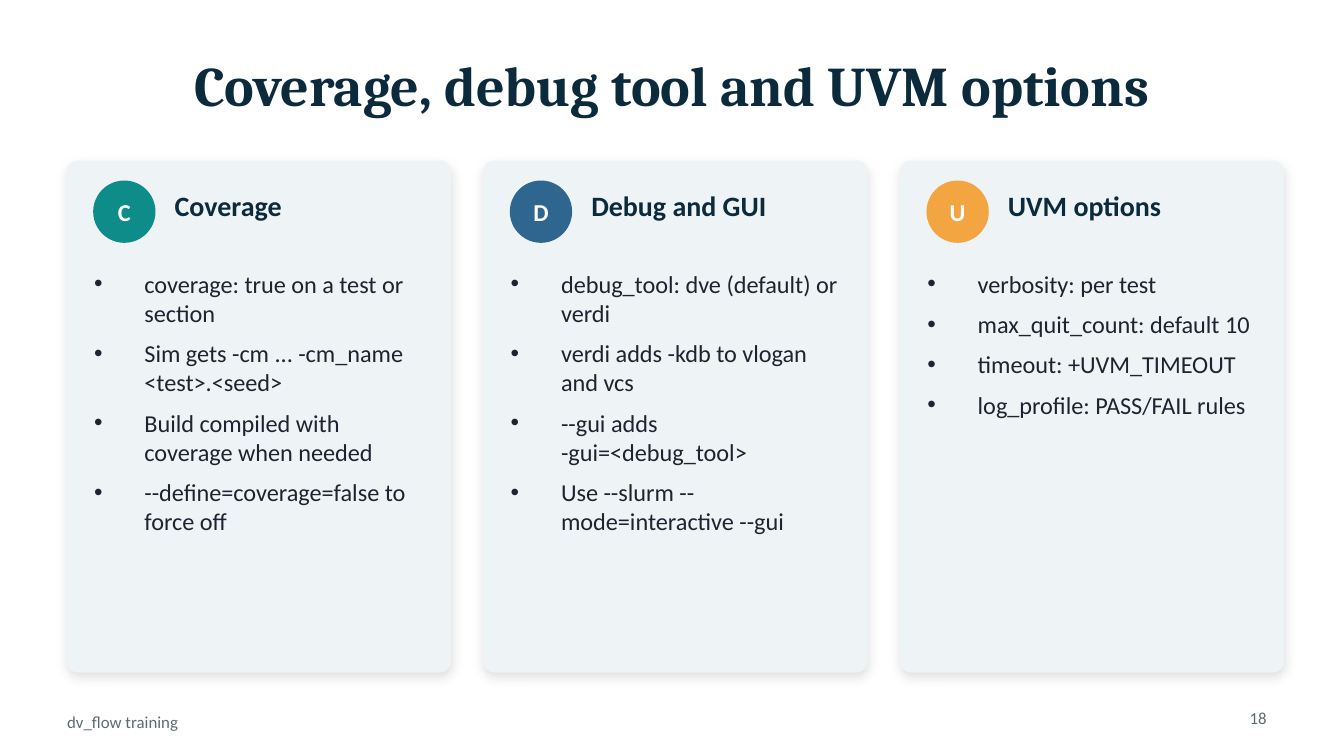
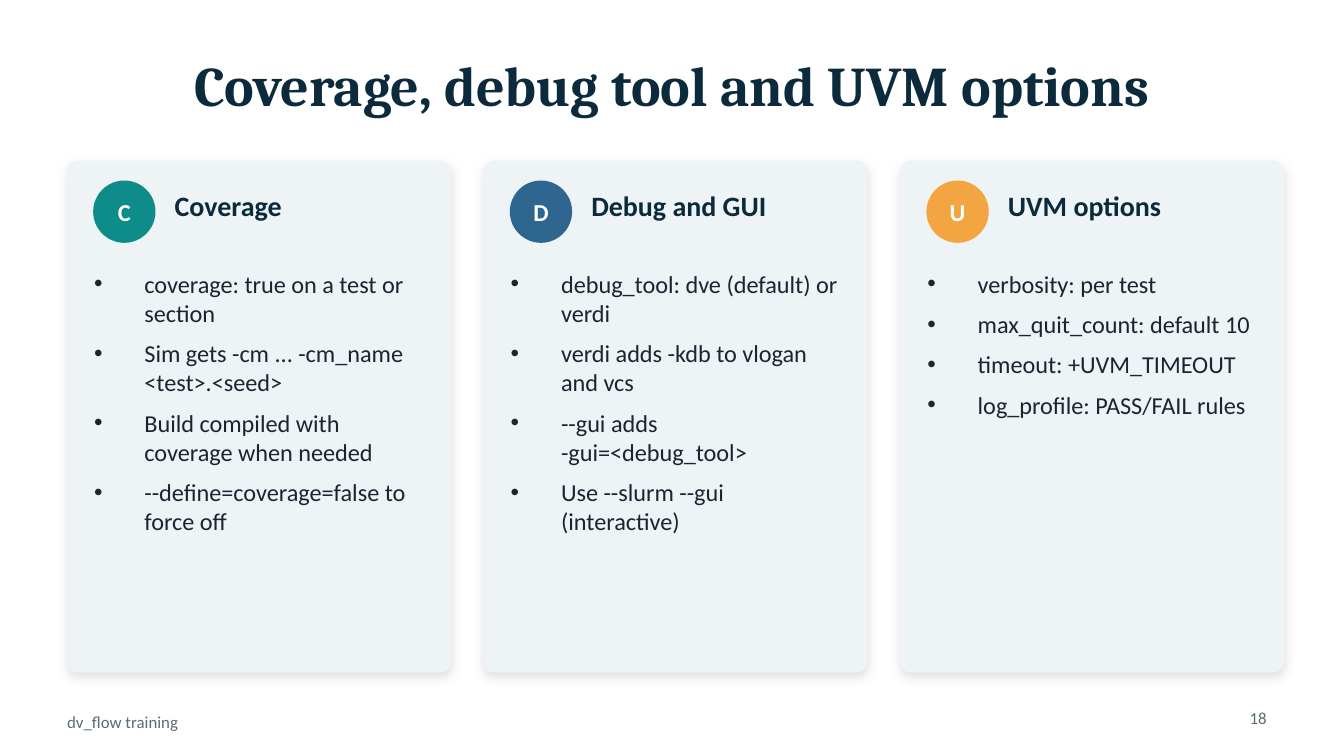
Before and after one commit to briskchip/dv_flow, a slide deck: slide 18 of doc/dv_flow_training.pptx. Drawn at 1344x756 pixels with LibreOffice and Linux fonts; fonts in the diff are those of the drawing. Boxes give left, top, right and bottom in pixels: in the first picture for what was removed or moved away, otherwise in the second. Text is boxed around its words. In the diff, an @@ line names an element or a change of style, - is before the commit and + after.

```diff
--- a/doc/dv_flow_training.pptx
+++ b/doc/dv_flow_training.pptx
@@ text at bbox=[561, 484, 723, 533]: text changed @@
-• Use --slurm --mode=interactive --gui
+• Use --slurm --gui (interactive)
```
Also in this commit, not shown: 6 other slides changed, 12 other files.
